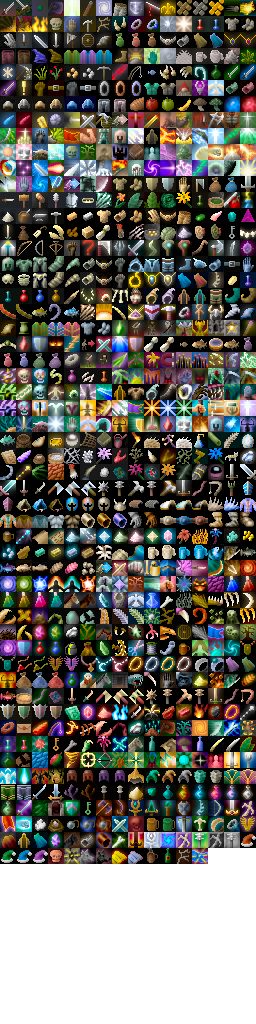
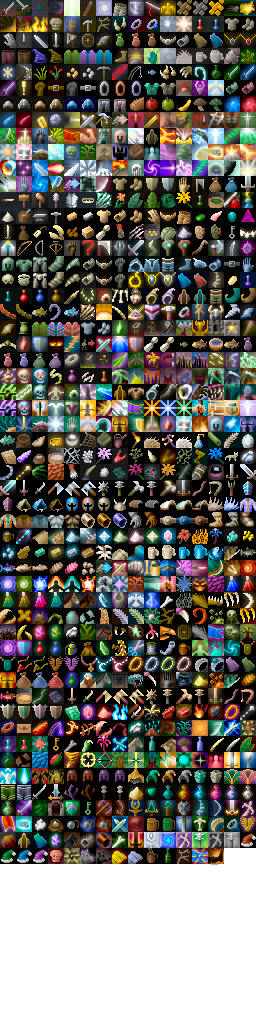
Comparing the layer stacks of the two 256px x 1024px images. Changes:
painted on "Background" over [208, 850, 224, 864]
painted on "shade" over [208, 848, 224, 866]
